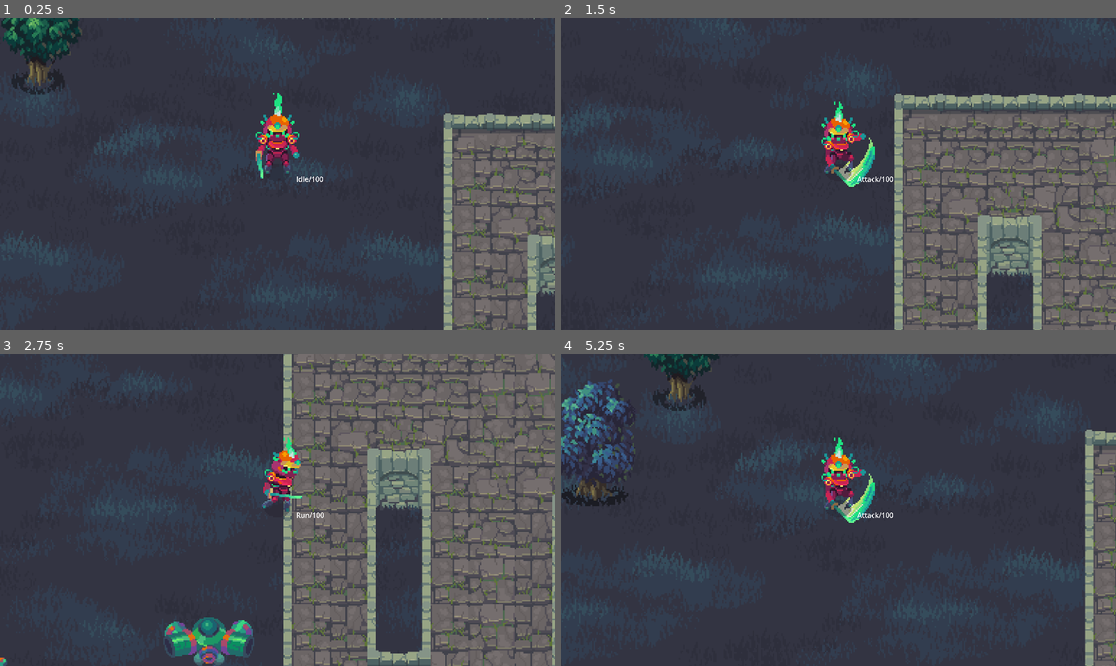
Above: before the commit, frames 1-4 (two rows, left to right).
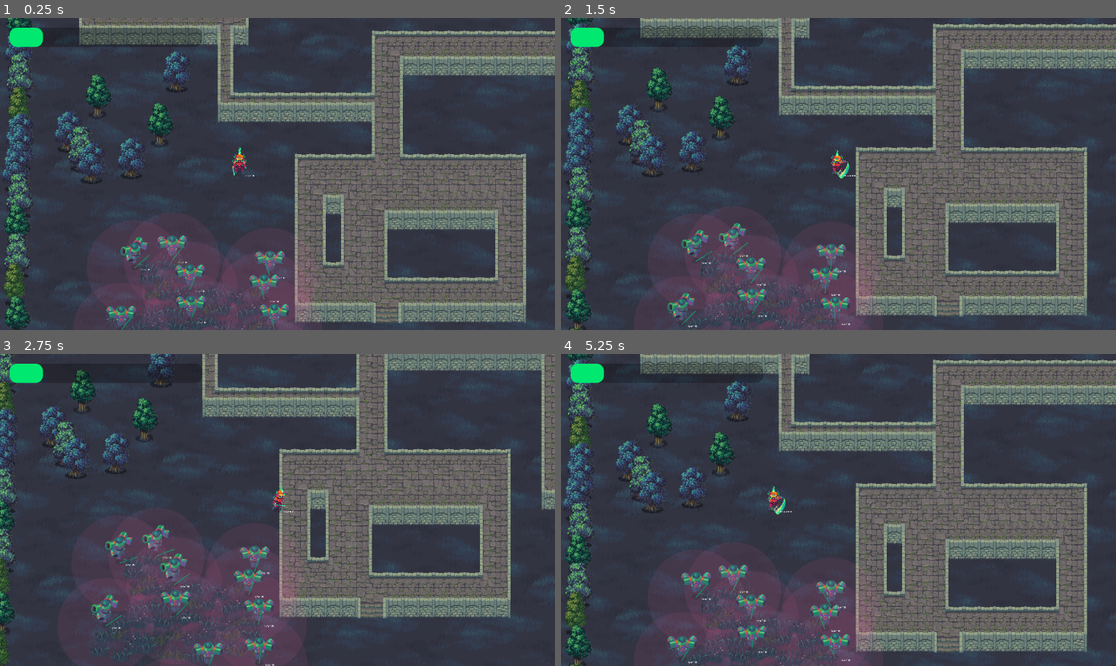
Above: after the commit, the same moments.

Repository: xiaomiqaq/Godot_Learn2D
Game: Godot game, scene res://Game/Scene/main.tscn
Same seed, same stepped clock (60 frames per second), same inputs: the game is played once before the commit and once after it.
Inputs (mouse positions are in pixels of both pictures, inside the frame that each line leads up to):
- Up to frame 1 (0.25 s): no input
- Up to frame 2 (1.5 s): move the mouse to (960, 158) at 0.52 s; hold Right (Right) 0.53-1.28 s; click (960, 158) at 0.6 s; move the mouse to (727, 189) at 1.27 s; hold S (Down) from 1.28 s (still down); click (727, 189) at 1.35 s
- Up to frame 3 (2.75 s): move the mouse to (333, 441) at 2.02 s; release S (Down) at 2.03 s; hold Right (Right) from 2.03 s (still down); click (333, 441) at 2.1 s
- Up to frame 4 (5.25 s): move the mouse to (810, 572) at 2.77 s; release Right (Right) at 2.78 s; hold W (Up) 2.78-3.53 s; click (810, 572) at 2.85 s; move the mouse to (1005, 556) at 3.52 s; hold Left (Left) 3.53-5.03 s; click (1005, 556) at 3.6 s; move the mouse to (672, 463) at 4.27 s; click (672, 463) at 4.35 s; move the mouse to (866, 510) at 5.02 s; hold S (Down) from 5.03 s (still down); click (866, 510) at 5.1 s

The runs differ from the first frame. In frame 1, 48% of the frame differs, in the area x 0-100%, y 0-100%; in frame 2, 48%; in frame 3, 52%; in frame 4, 49%.

Commit message:
添加UI

Diff:
--- /dev/null
+++ b/Game/Scene/UI_Threme/game_ui_theme.tres
@@ -0,0 +1,39 @@
+[gd_resource type="Theme" load_steps=5 format=3 uid="uid://pom7h0qosoll"]
+
+[sub_resource type="StyleBoxFlat" id="StyleBoxFlat_7p581"]
+bg_color = Color(0.027200015, 0.6147201, 0.68, 1)
+corner_radius_top_left = 15
+corner_radius_top_right = 15
+corner_radius_bottom_right = 15
+corner_radius_bottom_left = 15
+
+[sub_resource type="StyleBoxFlat" id="StyleBoxFlat_a1rsc"]
+bg_color = Color(0.93, 0.7105201, 0.38130003, 1)
+corner_radius_top_left = 15
+corner_radius_top_right = 15
+corner_radius_bottom_right = 15
+corner_radius_bottom_left = 15
+
+[sub_resource type="StyleBoxFlat" id="StyleBoxFlat_pqb4j"]
+bg_color = Color(0, 0, 0, 0.27058825)
+corner_radius_top_left = 15
+corner_radius_top_right = 15
+corner_radius_bottom_right = 15
+corner_radius_bottom_left = 15
+
+[sub_resource type="StyleBoxFlat" id="StyleBoxFlat_xisf1"]
+bg_color = Color(0, 0.91, 0.43983337, 1)
+corner_radius_top_left = 15
+corner_radius_top_right = 15
+corner_radius_bottom_right = 15
+corner_radius_bottom_left = 15
+
+[resource]
+Button/colors/font_color = Color(0.26293248, 0.26293242, 0.26293254, 1)
+Button/font_sizes/font_size = 20
+Button/styles/hover = SubResource("StyleBoxFlat_7p581")
+Button/styles/normal = SubResource("StyleBoxFlat_a1rsc")
+Label/colors/font_color = Color(0.9395885, 0.70827633, 0.3305959, 1)
+Label/font_sizes/font_size = 60
+ProgressBar/styles/background = SubResource("StyleBoxFlat_pqb4j")
+ProgressBar/styles/fill = SubResource("StyleBoxFlat_xisf1")
--- /dev/null
+++ b/Game/Scene/game_ui.tscn
@@ -0,0 +1,73 @@
+[gd_scene load_steps=3 format=3 uid="uid://ckqhse1rfaypm"]
+
+[ext_resource type="Script" uid="uid://bqpv45fnjowv1" path="res://Game/Script/game_ui_manager.gd" id="1_17s7d"]
+[ext_resource type="Theme" uid="uid://pom7h0qosoll" path="res://Game/Scene/UI_Threme/game_ui_theme.tres" id="1_d2evx"]
+
+[node name="CanvasLayer_GameUI" type="CanvasLayer"]
+script = ExtResource("1_17s7d")
+
+[node name="Control_HUD" type="Control" parent="."]
+layout_mode = 3
+anchors_preset = 15
+anchor_right = 1.0
+anchor_bottom = 1.0
+grow_horizontal = 2
+grow_vertical = 2
+
+[node name="ProgressBar" type="ProgressBar" parent="Control_HUD"]
+layout_mode = 1
+offset_left = 20.0
+offset_top = 20.0
+offset_right = 420.0
+offset_bottom = 60.0
+theme = ExtResource("1_d2evx")
+value = 17.17
+show_percentage = false
+
+[node name="Control_GameOver" type="Control" parent="."]
+layout_mode = 3
+anchors_preset = 15
+anchor_right = 1.0
+anchor_bottom = 1.0
+grow_horizontal = 2
+grow_vertical = 2
+
+[node name="Panel" type="Panel" parent="Control_GameOver"]
+layout_mode = 1
+anchors_preset = 15
+anchor_right = 1.0
+anchor_bottom = 1.0
+grow_horizontal = 2
+grow_vertical = 2
+
+[node name="Label_GameOver" type="Label" parent="Control_GameOver"]
+layout_mode = 1
+anchors_preset = 8
+anchor_left = 0.5
+anchor_top = 0.5
+anchor_right = 0.5
+anchor_bottom = 0.5
+offset_left = -43.5
+offset_top = -11.5
+offset_right = 43.5
+offset_bottom = 11.5
+grow_horizontal = 2
+grow_vertical = 2
+theme = ExtResource("1_d2evx")
+text = "Game Over"
+
+[node name="Button_Restart" type="Button" parent="Control_GameOver"]
+layout_mode = 1
+anchors_preset = 8
+anchor_left = 0.5
+anchor_top = 0.5
+anchor_right = 0.5
+anchor_bottom = 0.5
+offset_left = -100.0
+offset_top = 56.0
+offset_right = 100.0
+offset_bottom = 106.0
+grow_horizontal = 2
+grow_vertical = 2
+theme = ExtResource("1_d2evx")
+text = "Restart"
--- a/Game/Scene/main.tscn
+++ b/Game/Scene/main.tscn
@@ -6,6 +6,7 @@
 [ext_resource type="Texture2D" uid="uid://dnhaahrxjuqfd" path="res://Asset/Level/TreeAndGrass.png" id="4_4884x"]
 [ext_resource type="Script" uid="uid://b3hnncwx7q28g" path="res://Game/Scene/grass_generator_tilemap_layer.gd" id="5_uriyw"]
 [ext_resource type="PackedScene" uid="uid://ddfn5wn17jsml" path="res://Game/enemy.tscn" id="6_rjaet"]
+[ext_resource type="PackedScene" uid="uid://ckqhse1rfaypm" path="res://Game/Scene/game_ui.tscn" id="7_uq3o1"]
 [ext_resource type="PackedScene" uid="uid://c0ie02lwvsyn3" path="res://Game/Scene/tree.tscn" id="7_xlydu"]
 
 [sub_resource type="TileSetAtlasSource" id="TileSetAtlasSource_v0l8b"]
@@ -807,6 +808,8 @@
 [node name="Enemy11" parent="Level/EnemyGroup" instance=ExtResource("6_rjaet")]
 position = Vector2(-620, 205)
 
+[node name="CanvasLayer_GameUI" parent="Level/EnemyGroup" instance=ExtResource("7_uq3o1")]
+
 [node name="TreeGroup" type="Node2D" parent="Level"]
 y_sort_enabled = true
 
--- a/Game/Script/StateMachine/EnemyStates/enemy_hurt.gd
+++ b/Game/Script/StateMachine/EnemyStates/enemy_hurt.gd
@@ -6,6 +6,8 @@
 
 func Update():
 	super.Update()
+	if character.animateSprite2D.frame_progress == 1:
+		parentStateMachine.SwitchTo("Idle")
 
 func UpdatePhysics(delta: float):
 	super.UpdatePhysics(delta)
--- /dev/null
+++ b/Game/Script/game_ui_manager.gd
@@ -0,0 +1,7 @@
+extends CanvasLayer
+
+@onready var progress_bar: ProgressBar = $Control_HUD/ProgressBar
+@onready var control_game_over: Control = $Control_GameOver
+
+func _ready() -> void:
+	control_game_over.visible = false
--- a/Game/enemy.tscn
+++ b/Game/enemy.tscn
@@ -960,6 +960,7 @@
 collision_layer = 2
 collision_mask = 11
 script = ExtResource("1_gifiw")
+showDebugVisual = true
 
 [node name="CollisionShape2D" type="CollisionShape2D" parent="."]
 shape = SubResource("CircleShape2D_b8828")
--- a/project.godot
+++ b/project.godot
@@ -14,10 +14,6 @@
 run/main_scene="uid://c03y27tl7v8qi"
 config/features=PackedStringArray("4.5", "Forward Plus")
 config/icon="res://icon.svg"
-
-[display]
-
-window/stretch/scale=3.0
 
 [input]
 
Not shown: 1 places in Game/Scene/main.tscn that only renumber resources
Not shown, added: Game/Script/game_ui_manager.gd.uid
